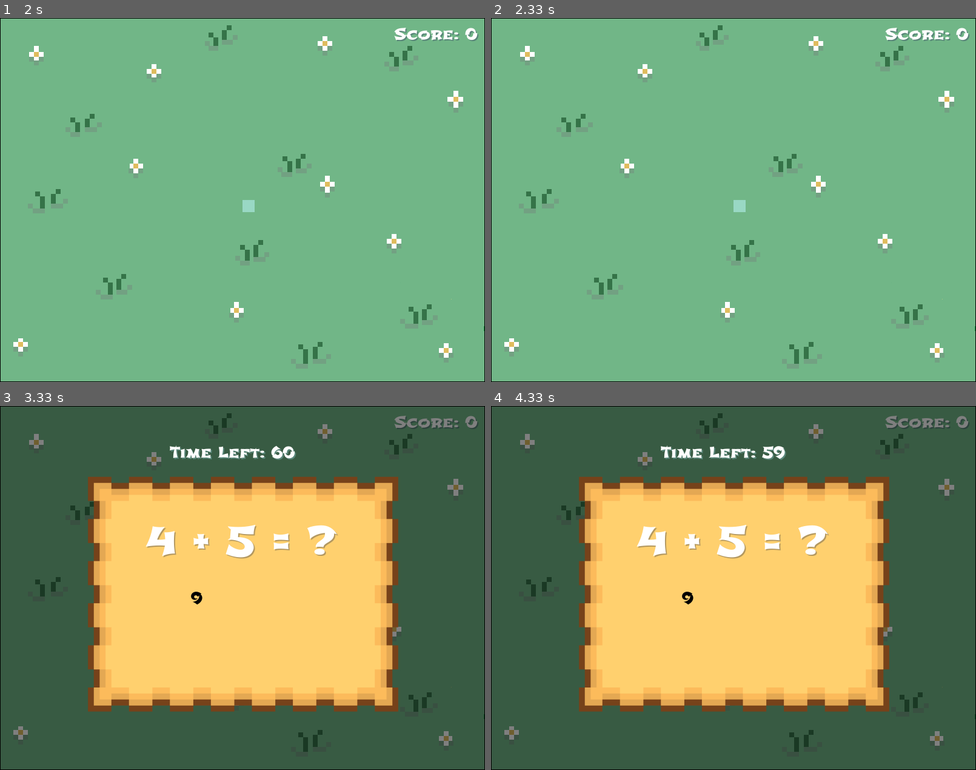
Above: before the commit, frames 1-4 (two rows, left to right).
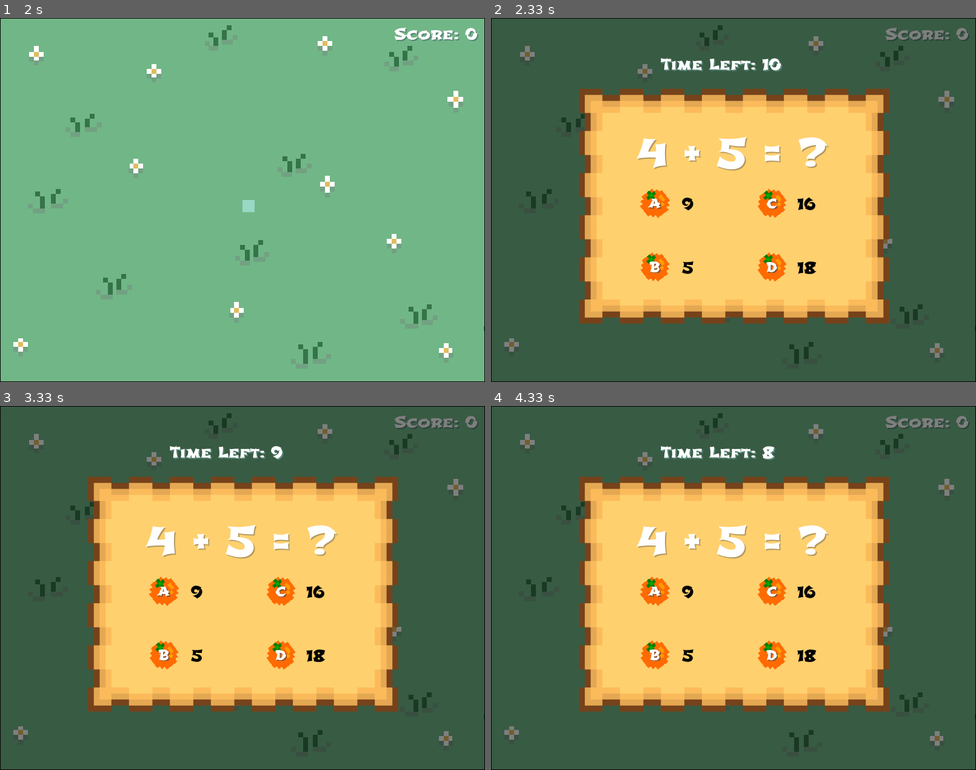
Above: after the commit, the same moments.

Repository: jocelyn-chang/digit-dynasty
Game: pygame game, started from SnakeGame.py
The game is run twice, just before and just after one commit, with the same random seed, the same clock (stepped at 60 frames per second) and the same inputs.
Inputs:
- Up to frame 1 (2 s): no input
- Up to frame 2 (2.33 s): no input
- Up to frame 3 (3.33 s): no input
- Up to frame 4 (4.33 s): no input

Frame 1 is identical in both runs. In frame 2, 99% of the frame differs, in the area x 0-100%, y 0-100%; in frame 3, 1.8%; in frame 4, 1.8%.

Commit message:
display all choices

Diff:
--- a/SnakeGame.py
+++ b/SnakeGame.py
@@ -32,6 +32,18 @@
 FRUIT_A = pygame.image.load("images/orangea.png").convert_alpha()
 # Scale the fruit image to the new size
 FRUIT_A = pygame.transform.scale(FRUIT_A, fruit_size)
+# Load fruit image
+FRUIT_B = pygame.image.load("images/orangeb.png").convert_alpha()
+# Scale the fruit image to the new size
+FRUIT_B = pygame.transform.scale(FRUIT_B, fruit_size)
+# Load fruit image
+FRUIT_C = pygame.image.load("images/orangec.png").convert_alpha()
+# Scale the fruit image to the new size
+FRUIT_C = pygame.transform.scale(FRUIT_C, fruit_size)
+# Load fruit image
+FRUIT_D = pygame.image.load("images/oranged.png").convert_alpha()
+# Scale the fruit image to the new size
+FRUIT_D = pygame.transform.scale(FRUIT_D, fruit_size)
 
 # # Scale the fruit image to the new size
 # FRUIT_A = pygame.transform.scale(FRUIT_A, fruit_size)
@@ -108,8 +120,10 @@
 
 def options(correctAns):
   choice1 = int(correctAns) + random.randint(1, 9)
-  choice2 = int(correctAns) - random.randint(1, 9)
-  choice3 = int(float(correctAns) * (1+random.randint(1, 9)))
+  choice2 = int(correctAns) - random.randint(1, int(correctAns))
+  choice3 = int(float(correctAns) * (10+random.randint(1, 9))//10)
+  if choice3 == choice2 or choice3 == choice1:
+    choice3 += 1
 
   choices = [str(choice1), str(choice2), str(choice3), correctAns]
   choiceA = random.choice(choices)
@@ -177,11 +191,14 @@
   foodx = round(random.randrange(0, SCREEN_WIDTH - snake_block) / 10.0) * 10.0
   foody = round(random.randrange(0, SCREEN_HEIGHT - snake_block) / 10.0) * 10.0
 
-  elements_delay_counter = 30
+  elements_delay_counter = 20
   # change countdown to a minute later
-
-  countdown = 3600
-  timerDown = 60
+  if level < 5:
+    countdown = 600
+    timerDown = 10
+  else:
+    countdown = 1800
+    timerDown = 30
 
   # time.sleep(2)
 
@@ -247,7 +264,14 @@
         # b = get_font(25).render(optionList[1], True, black)
         # c = get_font(25).render(optionList[2], True, black)
         # d = get_font(25).render(optionList[3], True, black)
-        screen.blit(optionList[0], [315, 300])
+        screen.blit(optionList[0], [315, 290])
+        screen.blit(optionList[1], [315, 395])
+        screen.blit(optionList[2], [505, 290])
+        screen.blit(optionList[3], [505, 395])
+        screen.blit(FRUIT_A, [245, 280])
+        screen.blit(FRUIT_B, [245, 385])
+        screen.blit(FRUIT_C, [438, 280])
+        screen.blit(FRUIT_D, [438, 385])
         if countdown % 10 == 0 and timerDown > 0:
           timerDown -= 1
 
